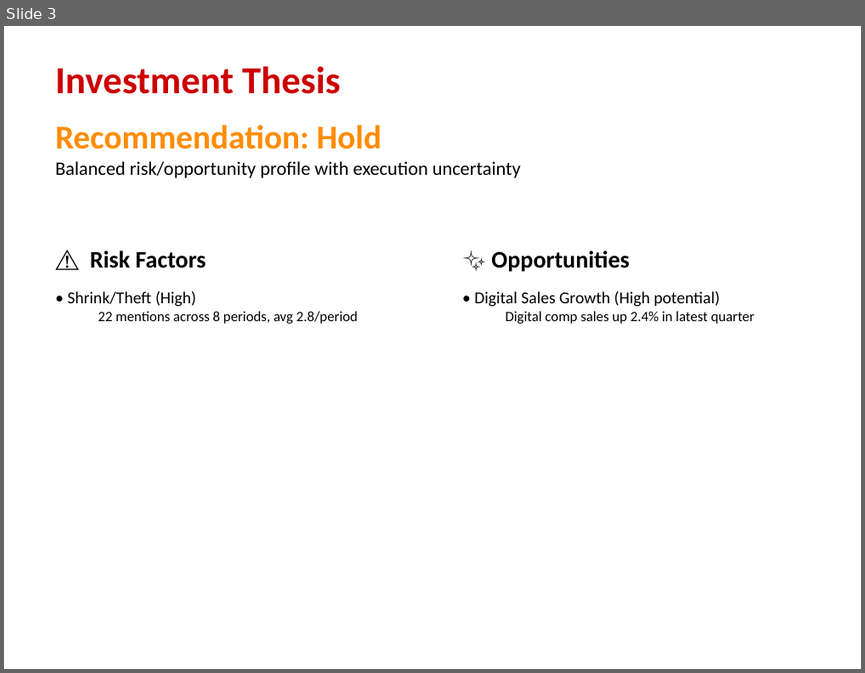
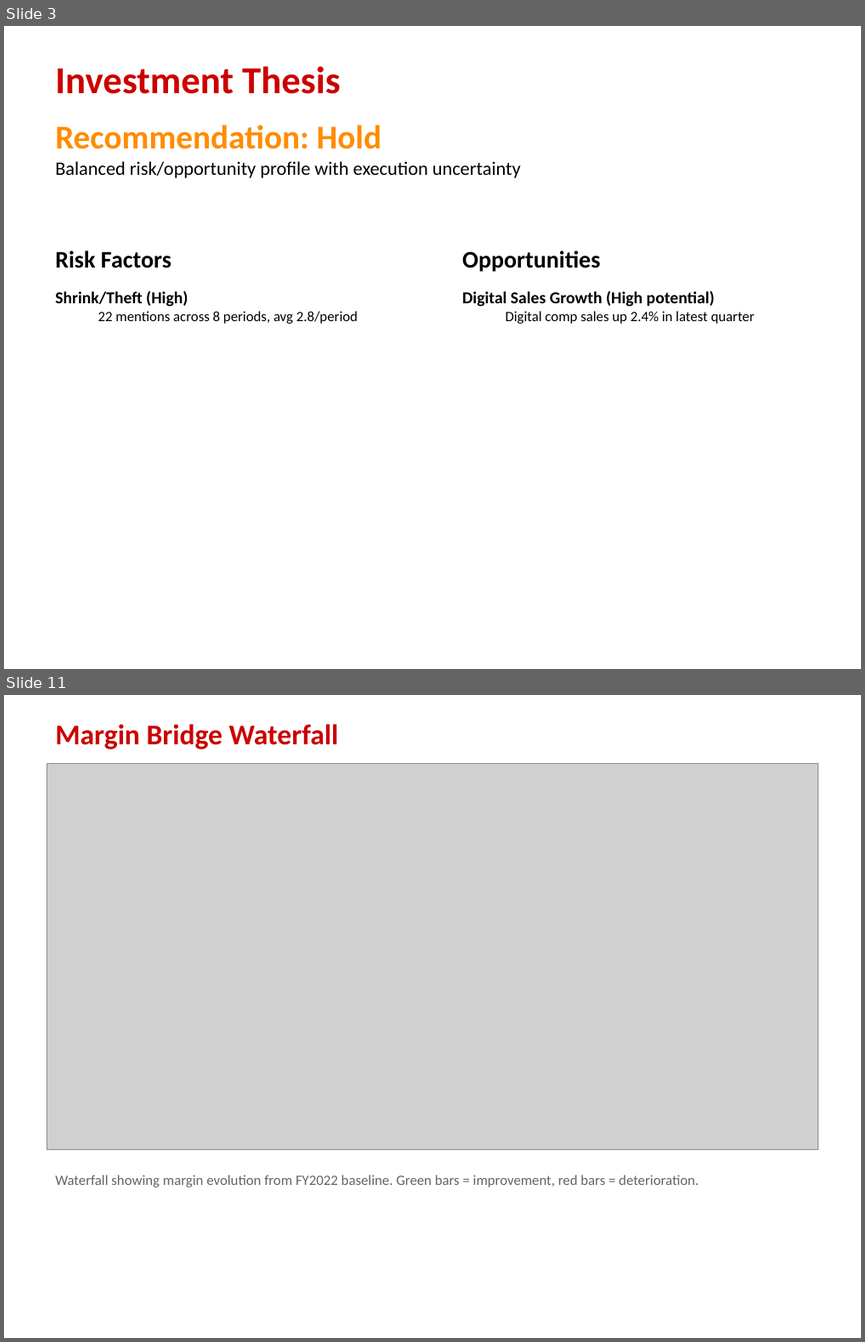
Before and after one commit to Alexander-Lombardo/financial-analyst-project, a slide deck: output/Target_Financial_Analysis.pptx. Shown one above the other, each under a label of ours: slide 3 before the commit, slides 3 and 11 after it; the slides between them are not shown. The pictures are 865x673 and 865x1342 pixels, drawn with LibreOffice and Linux fonts; fonts in the diff are those of the drawing; grey boxes stand for pictures. Boxes give left, top, right and bottom in pixels: in the first picture for what was removed or moved away, otherwise in the second. Text is boxed around its words. In the diff, an @@ line names an element or a change of style, - is before the commit and + after.

```diff
--- a/output/Target_Financial_Analysis.pptx
+++ b/output/Target_Financial_Analysis.pptx
@@ slide 11 added at <box>4,695,861,1338</box>, background #FFFFFF @@
@@ text added at <box>55,724,339,749</box>, 24 pt, text #CC0000, bold @@
+Margin Bridge Waterfall
@@ picture added at <box>46,764,818,1149</box> @@
@@ text added at <box>55,1174,698,1187</box>, 12 pt, text #646464 @@
+Waterfall showing margin evolution from FY2022 baseline. Green bars = improvement, red bars = deterioration.
@@ slide 3 changed as well @@
@@ text at <box>55,250,188,306</box>: text changed; bold on @@
-⚠️ Risk Factors
-• Shrink/Theft (High)
+Risk Factors
+Shrink/Theft (High)
@@ text at <box>462,250,715,306</box>: text changed; bold on @@
-✨ Opportunities
-• Digital Sales Growth (High potential)
+Opportunities
+Digital Sales Growth (High potential)
```
Also in this commit, not shown: 1 other slide changed, 29 other slides added, 14 slides removed, 51 other files.
